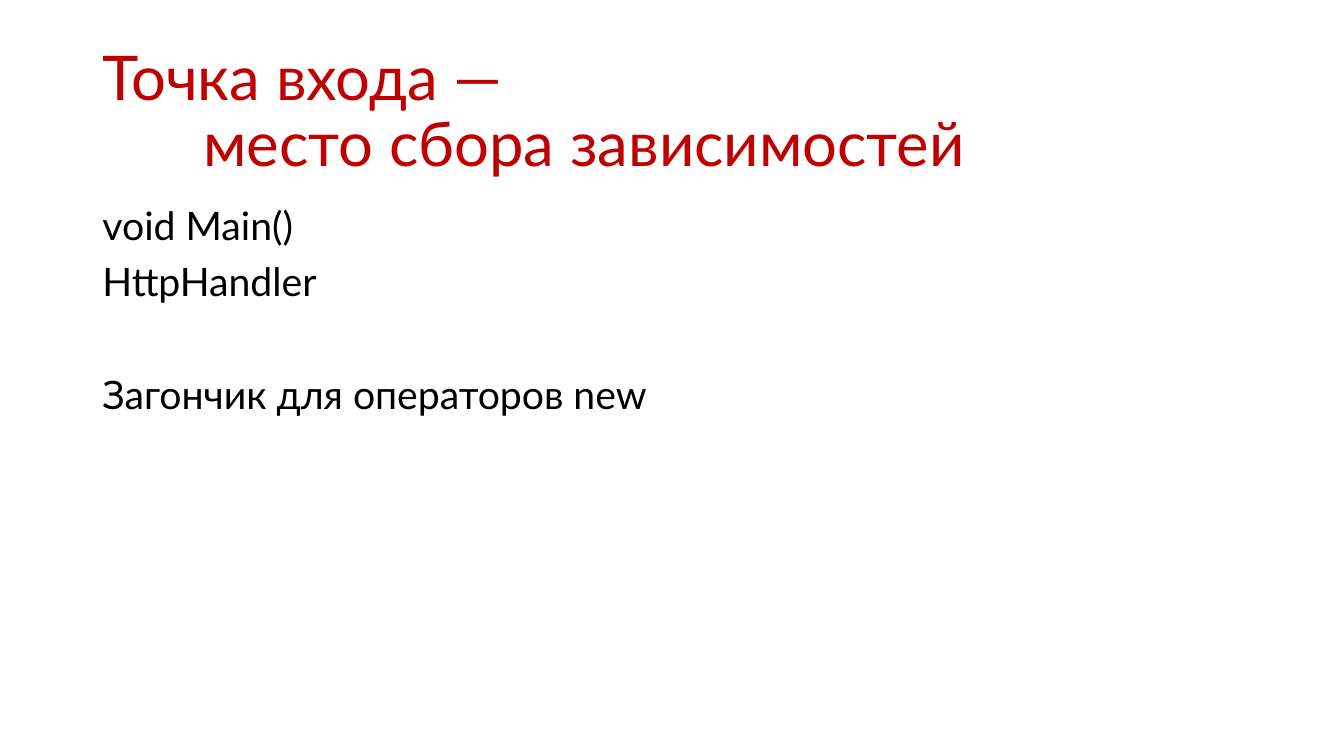
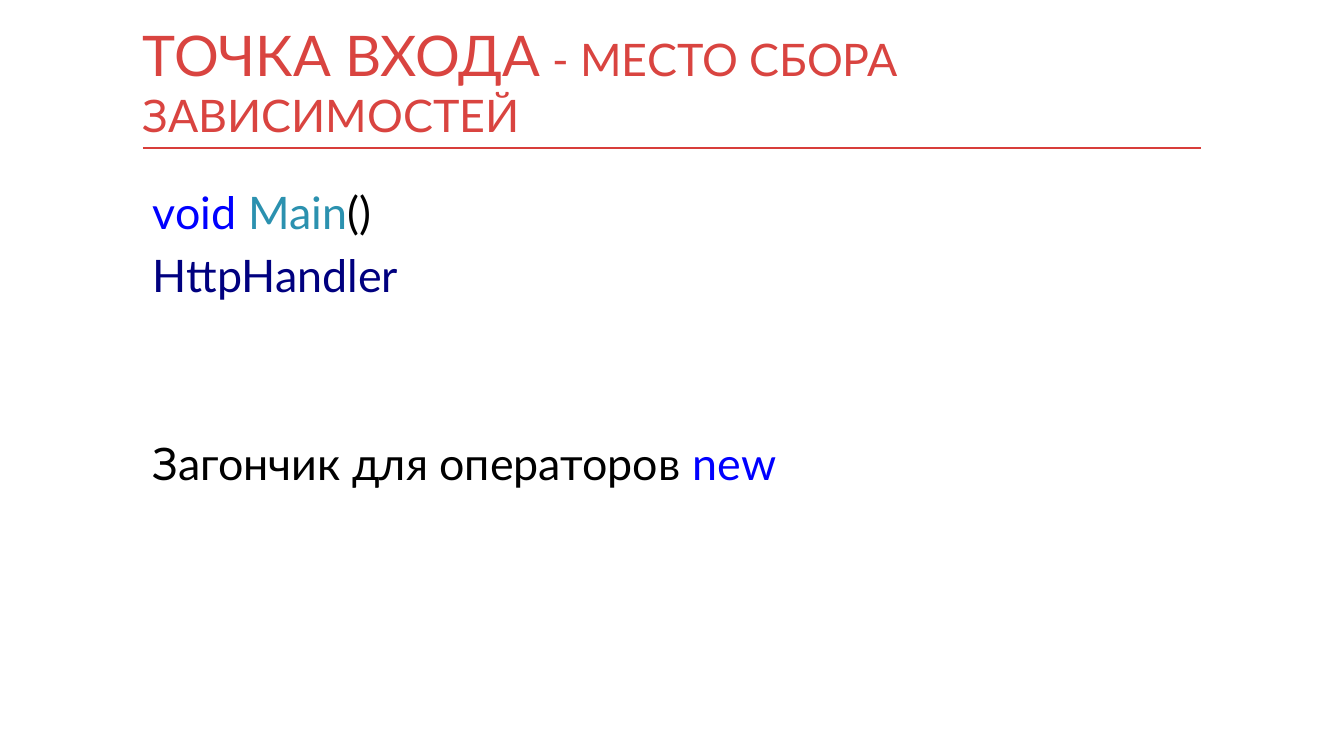
Before and after one commit to kontur-courses/di, a slide deck: slide 7 of di.pptx (slide 8 before the commit). Drawn at 1344x756 pixels with LibreOffice and Linux fonts; fonts in the diff are those of the drawing. Boxes give left, top, right and bottom in pixels: in the first picture for what was removed or moved away, otherwise in the second. Text is boxed around its words. In the diff, an @@ line names an element or a change of style, - is before the commit and + after.

```diff
--- a/di.pptx
+++ b/di.pptx
@@ title at [143,35,898,133]: text changed; size 44 to 32 pt; text colour #C00000 to #D94440 @@
-Точка входа —
-место сбора зависимостей
+ТОЧКА ВХОДА - МЕСТО СБОРА ЗАВИСИМОСТЕЙ
@@ title "ТОЧКА ВХОДА - МЕСТО СБОРА ..." at [143,35,898,133]: vertical alignment middle to bottom @@
@@ line added from (143, 148) to (1202, 148), #D83F3B 1 pt @@
@@ text "void Main()": place and size @@
-text "void Main()" at [102,209,646,416]
+text "void Main()" at [153,194,777,488]
@@ text "void Main()" at [153,194,777,488]: size 28 to 32 pt; text colour #000000 to #0000FF in "void", "new"; text colour #000000 to #2B91AF in "Main()"; text colour #000000 to #00007F in "HttpHandler"; line spacing 0.9 to 1; less space between paragraphs @@
```
Also in this commit, not shown: 14 other slides changed, 1 slide removed, 2 other files.
